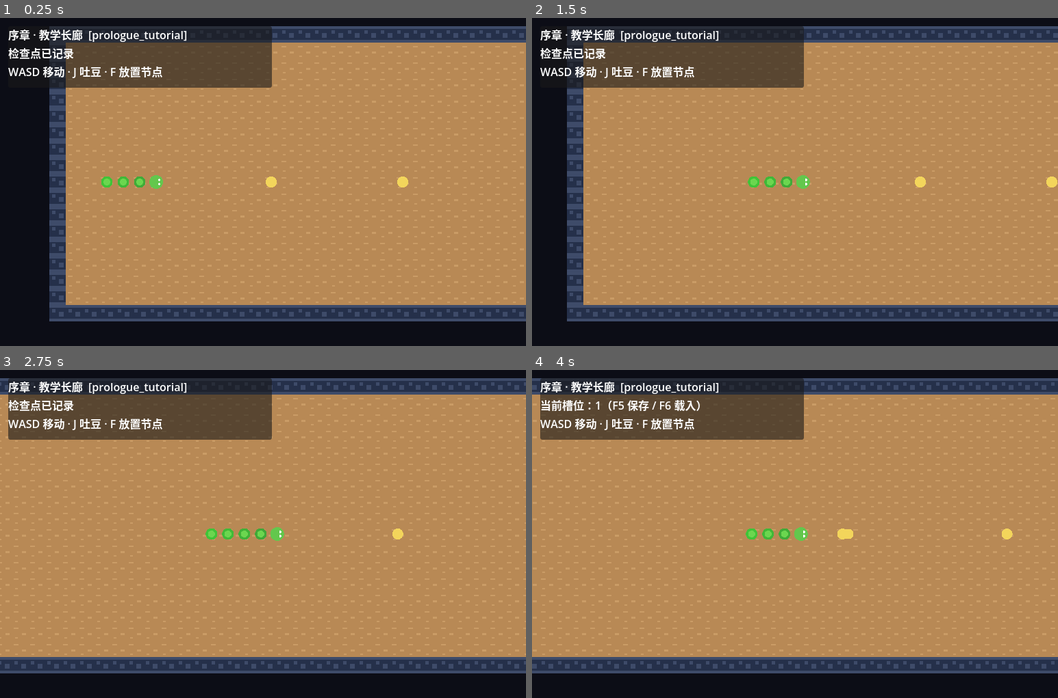
Above: before the commit, frames 1-4 (two rows, left to right).
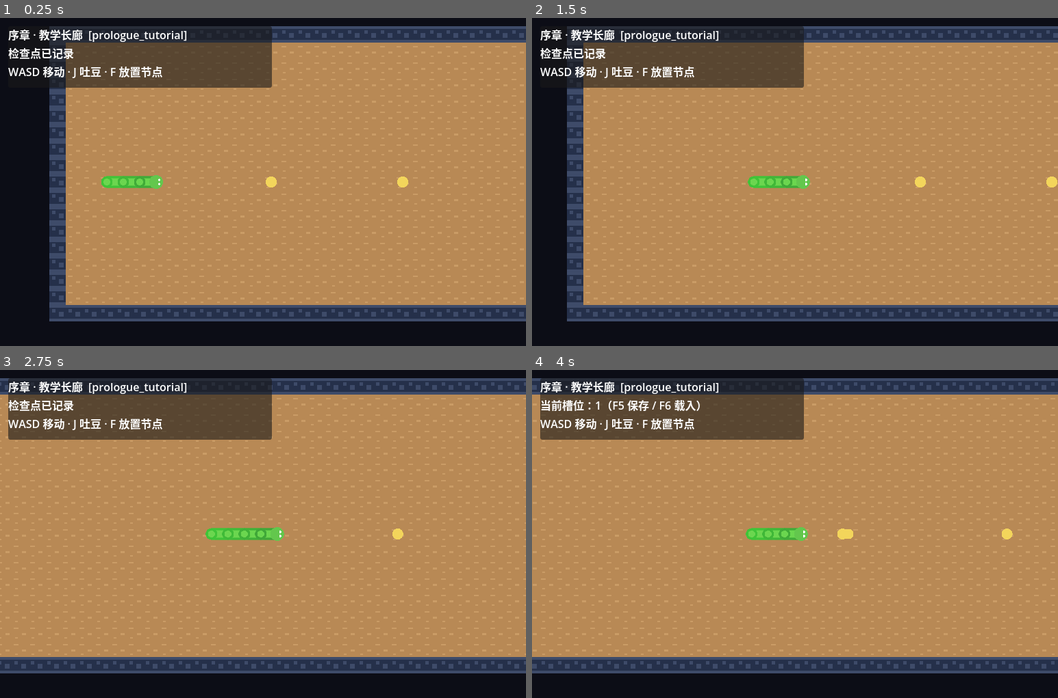
Above: after the commit, the same moments.

Repository: kiangws218/I-SNAKED-GODOT
Game: Godot game, scene res://game/main.tscn
Two runs of this game, one before a commit and one after it. Both use one fixed random seed, a clock stepped at 60 frames per second and the inputs below.
Inputs (mouse positions are in pixels of both pictures, inside the frame that each line leads up to):
- Up to frame 1 (0.25 s): no input
- Up to frame 2 (1.5 s): tap Enter (interact) at 0.5 s; move the mouse to (910, 165) at 0.52 s; hold D (move_right) 0.53-1.25 s; hold K (cut_tail) 0.53-1.25 s; click (910, 165) at 0.67 s; tap Space at 0.77 s; drag from (689, 198) to (768, 247) at 1.27 s
- Up to frame 3 (2.75 s): move the mouse to (315, 461) at 2.02 s; hold D (move_right) from 2.03 s (still down); hold F (place_node) from 2.03 s (still down)
- Up to frame 4 (4 s): release D (move_right) at 2.75 s; release F (place_node) at 2.75 s; drag from (768, 599) to (637, 484) at 2.77 s; move the mouse to (952, 583) at 3.52 s; hold A (move_left) from 3.53 s (still down); tap 1 at 3.6 s; tap Space at 3.77 s

The runs differ from the first frame. In frame 1, 0.2% of the frame differs, in the area x 20-30%, y 48-52%; in frame 2, 0.2%; in frame 3, 0.2%, in the area x 40-53%, y 48-52%; in frame 4, 0.2%.

Commit message:
polish N4 bridge and snake body

Diff:
--- a/game/maps/story_map.gd
+++ b/game/maps/story_map.gd
@@ -50,6 +50,7 @@
 			_exit_armed = true
 	if data.has("pillar") and not pillar_done:
 		_update_pillar(delta)
+	_update_story_item_pickups()
 
 func _build_layers() -> void:
 	ground_layer = TileMapLayer.new()
@@ -205,8 +206,33 @@
 		add_child(exit_marker)
 		exit_marker.setup(&"exit", "exit", (Vector2(exit_data.rect.get_center()) + Vector2(0.5,0.5)) * TILE_SIZE)
 	for item in data.get("items", []):
+		if bool(item_states.get(_story_item_key(item.id), false)):
+			continue
 		var marker := Node2D.new()
 		marker.set_script(PROP_SCRIPT)
 		marker.name = "Item_%s" % item.id
 		add_child(marker)
 		marker.setup(item.id, String(item.id), Vector2(item.cell) * TILE_SIZE)
+
+func _update_story_item_pickups() -> void:
+	if map_id != &"cave":
+		return
+	for item in data.get("items", []):
+		if item.id != &"ring":
+			continue
+		var item_key := _story_item_key(item.id)
+		if bool(item_states.get(item_key, false)):
+			return
+		if player.global_position.distance_to(Vector2(item.cell) * TILE_SIZE) > 0.7 * TILE_SIZE:
+			return
+		item_states[item_key] = true
+		player.grant_node_charges(1, true)
+		if player.play_sfx:
+			player.pickup_audio.play()
+		var marker := get_node_or_null("Item_%s" % item.id)
+		if marker:
+			marker.queue_free()
+		return
+
+func _story_item_key(item_id: StringName) -> String:
+	return "%s:item:%s" % [map_id, item_id]
--- a/game/maps/story_map_catalog.gd
+++ b/game/maps/story_map_catalog.gd
@@ -25,7 +25,7 @@
 		"obstacles": [Rect2i(38,2,15,8), Rect2i(60,2,27,8), Rect2i(17,18,3,2), Rect2i(24,38,4,2), Rect2i(37,31,3,3), Rect2i(57,15,4,2), Rect2i(62,39,3,2), Rect2i(45,51,47,7), Rect2i(92,10,4,17), Rect2i(92,33,4,25)],
 		"terrain": [{"rect": Rect2i(45,51,47,7), "tile": 2}, {"rect": Rect2i(38,2,54,8), "tile": 4}, {"rect": Rect2i(68,43,10,7), "tile": 1}],
 		"beans": [Vector2i(11,29),Vector2i(14,32),Vector2i(17,27),Vector2i(20,34),Vector2i(23,30),Vector2i(26,33),Vector2i(34,25),Vector2i(38,29),Vector2i(42,34),Vector2i(46,27)],
-		"bridge_gate": Rect2i(92,27,4,6), "pillar": {"id": &"forest_bridge_pillar", "cell": Vector2i(87,30), "charge": 6.0, "requires_node": true},
+		"bridge_gate": Rect2i(92,27,4,6), "pillar": {"id": &"forest_bridge_pillar", "cell": Vector2i(87,30), "charge": 3.0, "requires_node": true},
 		"pillar_scan_bounds": Rect2i(80,20,17,20),
 		"exit": {"rect": Rect2i(55,4,5,5), "target": &"cave"},
 		"entries": {&"forest_cave_return": {"spawn": Vector2(56.5,11.5), "direction": Vector2.DOWN}},
--- a/game/player/body_chain.gd
+++ b/game/player/body_chain.gd
@@ -1,5 +1,9 @@
 class_name BodyChain
 extends Node2D
+
+const OUTER_RADIUS := 8.5
+const INNER_RADIUS := 5.0
+const SEGMENT_JOIN_WIDTH := OUTER_RADIUS * 2.0
 
 @export_range(3, 512, 1) var segment_count := 4
 @export var spacing := 24.0
@@ -127,5 +131,7 @@
 		var fade := float(index) / float(maxi(1, segments.size() - 1))
 		var outer := feedback_color if feedback_color.a > 0.0 else Color(0.25, 0.62 + fade * 0.15, 0.22)
 		var inner := feedback_color if feedback_color.a > 0.0 else Color(0.42, 0.84, 0.31)
-		draw_circle(segments[index], 8.5, outer)
-		draw_circle(segments[index], 5.0, inner)
+		draw_line(segments[index], segments[index - 1], outer, SEGMENT_JOIN_WIDTH, true)
+		draw_line(segments[index], segments[index - 1], inner, INNER_RADIUS * 2.0, true)
+		draw_circle(segments[index], OUTER_RADIUS, outer)
+		draw_circle(segments[index], INNER_RADIUS, inner)
--- a/tests/run_tests.gd
+++ b/tests/run_tests.gd
@@ -77,6 +77,7 @@
 	root.add_child(chain)
 	chain.reset(Vector2(240, 240), Vector2.RIGHT)
 	check(chain.segments.size() == 4, "初始四节身体")
+	check(BodyChain.SEGMENT_JOIN_WIDTH >= BodyChain.OUTER_RADIUS * 2.0, "蛇节用足宽连接段消除视觉空隙")
 	check(chain.segments[1].is_equal_approx(Vector2(216, 240)), "身体间距 1 格")
 	chain.set_segment_count(12, Vector2(240, 240))
 	var grown_spacing_valid := true
@@ -737,7 +738,7 @@
 	check(StoryMapCatalog.MAPS[&"prologue_tutorial"].size == Vector2i(72, 48), "教学地图 72×48")
 	check(StoryMapCatalog.MAPS[&"forest"].exit.rect == Rect2i(55, 4, 5, 5), "森林洞口采用中央上方最终坐标")
 	check(StoryMapCatalog.MAPS[&"cave"].exit.rect == Rect2i(2, 14, 2, 5), "洞窟保留可见横向出口")
-	check(float(StoryMapCatalog.MAPS[&"forest"].pillar.charge) == 6.0 and bool(StoryMapCatalog.MAPS[&"forest"].pillar.requires_node), "桥柱需节点闭环持续 6 秒")
+	check(float(StoryMapCatalog.MAPS[&"forest"].pillar.charge) == 3.0 and bool(StoryMapCatalog.MAPS[&"forest"].pillar.requires_node), "桥柱需节点闭环持续 3 秒")
 	check(ResourceLoader.exists("res://assets/tiles/story_tileset.tres"), "共享剧情 TileSet 存在")
 	var tile_set: TileSet = load("res://assets/tiles/story_tileset.tres")
 	check(tile_set.tile_size == Vector2i(24, 24) and tile_set.get_physics_layers_count() == 1, "共享 TileSet 使用 24px 并自带 World 碰撞")
@@ -799,10 +800,25 @@
 	check(is_equal_approx(forest.pillar_progress, 1.0), "节点闭环开始为桥柱充能")
 	forest.step_pillar(1.0, {})
 	check(is_equal_approx(forest.pillar_progress, 0.8), "桥柱中断按网页版每秒 0.2 秒回退")
-	forest.step_pillar(5.2, ring)
-	check(forest.pillar_done and bool(forest.flags.get("forest_bridge_open", false)), "桥柱累计满 6 秒永久打开断桥")
+	forest.step_pillar(2.2, ring)
+	check(forest.pillar_done and bool(forest.flags.get("forest_bridge_open", false)), "桥柱累计满 3 秒永久打开断桥")
 	check(forest.wall_layer.get_cell_source_id(Vector2i(92, 30)) == -1, "断桥完成后清除同一 TileMap 碰撞")
 	forest.queue_free()
+	await process_frame
+
+	var cave_items: Dictionary = {}
+	var cave := StoryMap.new()
+	root.add_child(cave)
+	cave.setup(&"cave", {}, &"", cave_items)
+	cave.player.set_physics_process(false)
+	cave.player.play_sfx = false
+	cave.player.global_position = Vector2(58.5, 16.5) * StoryMap.TILE_SIZE
+	cave._physics_process(0.01)
+	check(cave.player.node_unlocked and cave.player.node_charges == 1, "洞窟环形节点基础拾取解锁能力并给予 1 点充能")
+	check(bool(cave_items.get("cave:item:ring", false)), "洞窟环形节点拾取写入持久物品状态")
+	await process_frame
+	check(cave.get_node_or_null("Item_ring") == null, "已拾取环形节点从地图移除")
+	cave.queue_free()
 	await process_frame
 
 	var save_dir := "res://.godot/n4_test_saves"
@@ -829,6 +845,13 @@
 	check(session.current_world.map_id == &"prologue_tutorial", "Session 从教学地图启动")
 	await session.load_map(&"cave", &"", true)
 	check(session.current_world.map_id == &"cave" and session.state.checkpoint_map == &"cave", "跨图销毁重建并记录入口检查点")
+	session.current_world.player.set_physics_process(false)
+	session.current_world.player.play_sfx = false
+	session.current_world.player.global_position = Vector2(58.5, 16.5) * StoryMap.TILE_SIZE
+	session.current_world._physics_process(0.01)
+	await session.load_map(&"forest")
+	check(session.current_world.player.node_unlocked and session.current_world.player.node_charges == 1, "洞窟取得的环形节点经 Session 换图保留到森林")
+	await session.load_map(&"cave")
 	var checkpoint_length := session.current_world.player.body_chain.segment_count
 	session.current_world.player.set_length(checkpoint_length + 4)
 	session.current_world.player.hearts = 1
Not shown, changed: CONTENT_SCOPE.md
Not shown, changed: GDD.md
Not shown, changed: N4_REVIEW.md
